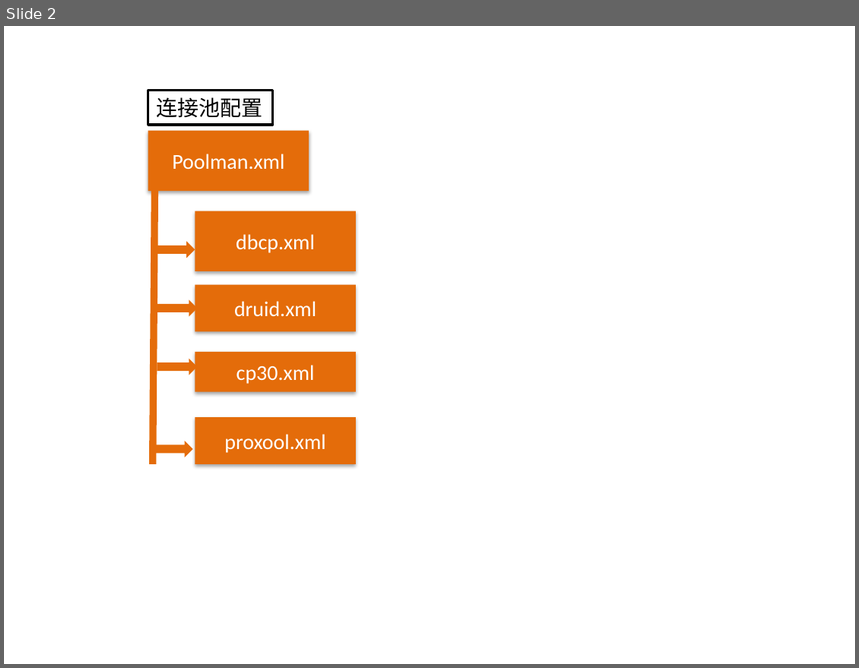
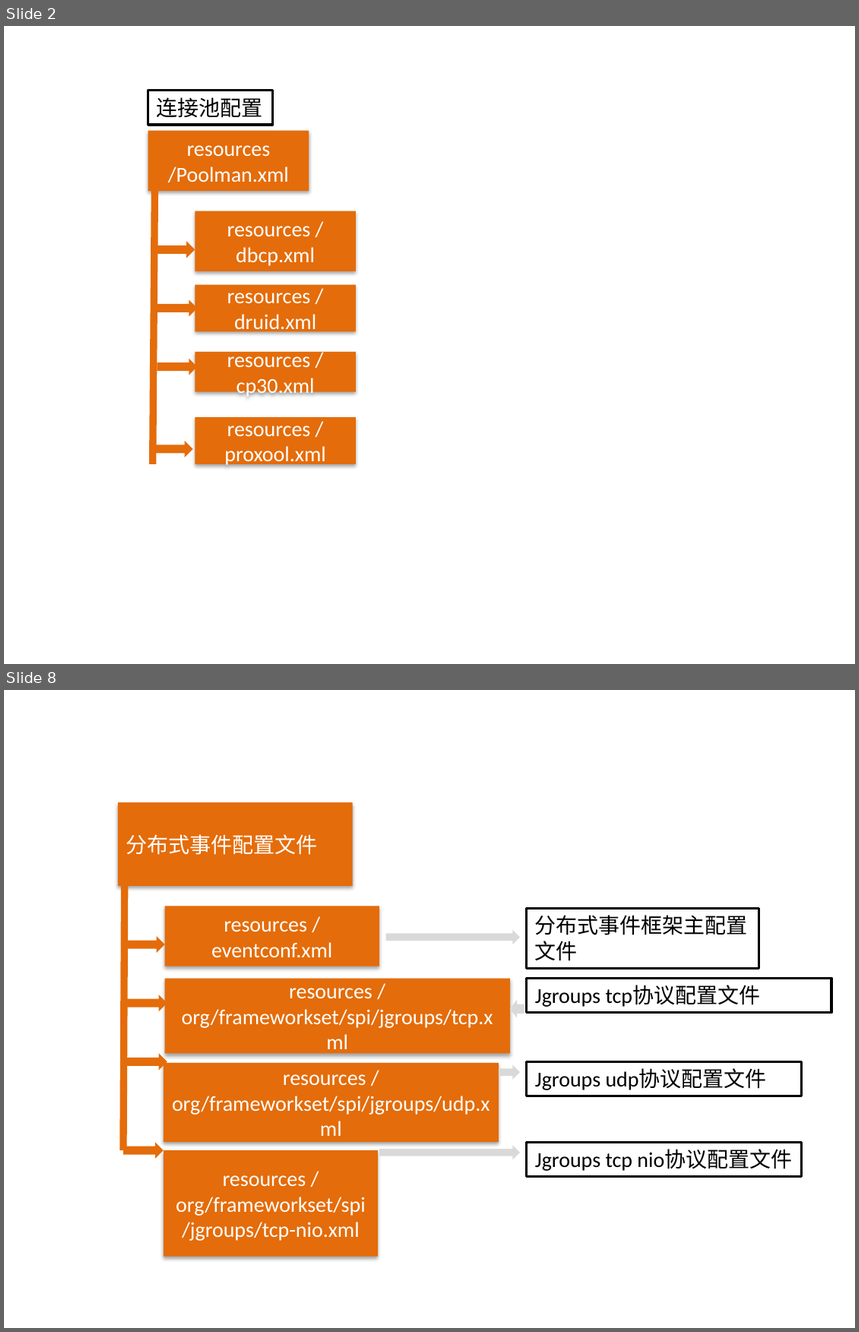
Before and after one commit to zhanght86/bboss-cms, a slide deck: 文档/平台配置文件示意图.pptx. Shown one above the other, each under a label of ours: slide 2 before the commit, slides 2 and 8 after it; the slides between them are not shown. The pictures are 859x668 and 859x1332 pixels, drawn with LibreOffice and Linux fonts; fonts in the diff are those of the drawing. Boxes give left, top, right and bottom in pixels: in the first picture for what was removed or moved away, otherwise in the second. Text is boxed around its words. In the diff, an @@ line names an element or a change of style, - is before the commit and + after.

```diff
--- a/文档/平台配置文件示意图.pptx
+++ b/文档/平台配置文件示意图.pptx
@@ slide 8 added at (x1=4, y1=690, x2=855, y2=1328), background #FFFFFF @@
@@ rectangle added at (x1=118, y1=802, x2=353, y2=886), fill #E46C0A, 18 pt, text #FFFFFF @@
+分布式事件配置文件
@@ line added from (125, 886) to (123, 1151), #E46C0A 6 pt @@
@@ rectangle added at (x1=165, y1=906, x2=379, y2=967), fill #E46C0A, 18 pt, text #FFFFFF @@
+resources / eventconf.xml
@@ rectangle added at (x1=527, y1=909, x2=759, y2=969), fill #FFFFFF, outline #000000 2 pt, 18 pt, text #000000 @@
+分布式事件框架主配置文件
@@ right arrow added at (x1=125, y1=936, x2=165, y2=953), fill #E46C0A @@
@@ right arrow added at (x1=386, y1=930, x2=520, y2=945), fill #D9D9D9 @@
@@ rectangle added at (x1=165, y1=979, x2=510, y2=1053), fill #E46C0A, 18 pt, text #FFFFFF @@
+resources / org/frameworkset/spi/jgroups/tcp.xml
@@ rectangle added at (x1=527, y1=979, x2=832, y2=1012), fill #FFFFFF, outline #000000 2 pt, 18 pt, text #000000 @@
+Jgroups tcp协议配置文件
@@ right arrow added at (x1=126, y1=995, x2=167, y2=1011), fill #E46C0A @@
@@ right arrow added at (x1=509, y1=1000, x2=524, y2=1018), fill #D9D9D9 @@
@@ right arrow added at (x1=126, y1=1053, x2=167, y2=1071), fill #E46C0A @@
@@ rectangle added at (x1=163, y1=1063, x2=499, y2=1142), fill #E46C0A, 18 pt, text #FFFFFF @@
+resources / org/frameworkset/spi/jgroups/udp.xml
@@ right arrow added at (x1=499, y1=1065, x2=520, y2=1080), fill #D9D9D9 @@
@@ rectangle added at (x1=527, y1=1062, x2=801, y2=1096), fill #FFFFFF, outline #000000 2 pt, 18 pt, text #000000 @@
+Jgroups udp协议配置文件
@@ right arrow added at (x1=123, y1=1142, x2=163, y2=1159), fill #E46C0A @@
@@ right arrow added at (x1=379, y1=1145, x2=520, y2=1160), fill #D9D9D9 @@
@@ rectangle added at (x1=527, y1=1142, x2=801, y2=1176), fill #FFFFFF, outline #000000 2 pt, 18 pt, text #000000 @@
+Jgroups tcp nio协议配置文件
@@ rectangle added at (x1=163, y1=1151, x2=378, y2=1256), fill #E46C0A, 18 pt, text #FFFFFF @@
+resources / org/frameworkset/spi/jgroups/tcp-nio.xml
@@ slide 2 changed as well @@
@@ text in rectangle at (x1=168, y1=145, x2=289, y2=183): text changed @@
-Poolman.xml
+resources /Poolman.xml
@@ text in rectangle at (x1=227, y1=226, x2=315, y2=266): text changed @@
-dbcp.xml
+resources / dbcp.xml
@@ text in rectangle at (x1=227, y1=293, x2=316, y2=335): text changed @@
-druid.xml
+resources / druid.xml
@@ text in rectangle at (x1=227, y1=350, x2=315, y2=398): text changed @@
-cp30.xml
+resources / cp30.xml
@@ text in rectangle at (x1=224, y1=426, x2=325, y2=467): text changed @@
-proxool.xml
+resources / proxool.xml
```
Also in this commit, not shown: 2 other slides changed, 8 other slides added, 1 slide removed.
